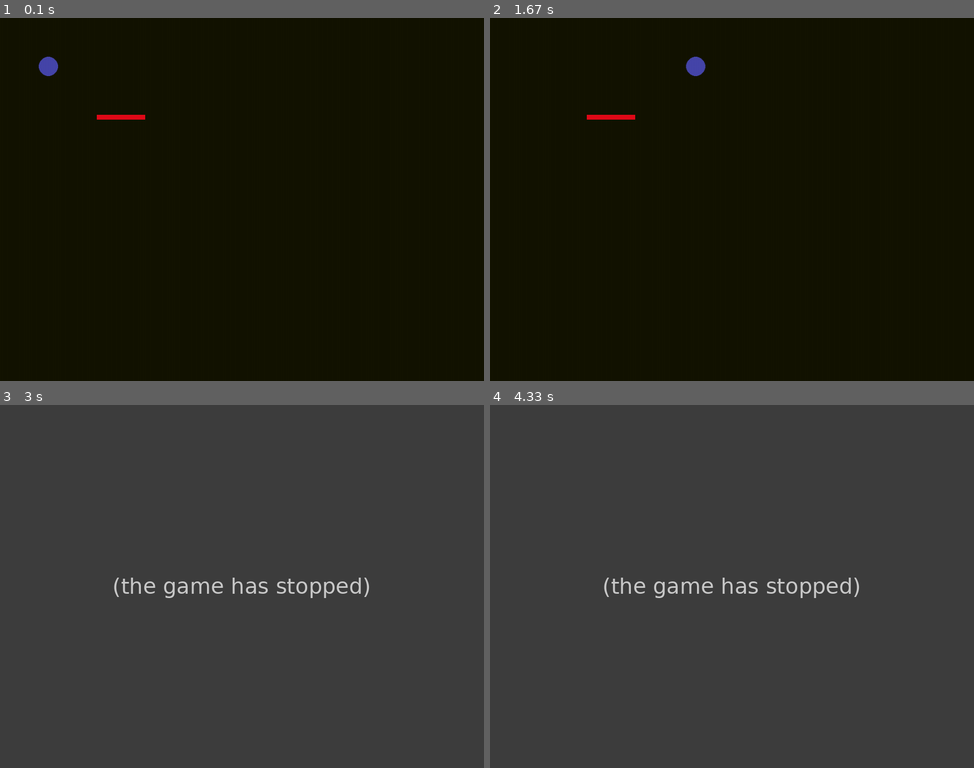
Above: before the commit, frames 1-4 (two rows, left to right).
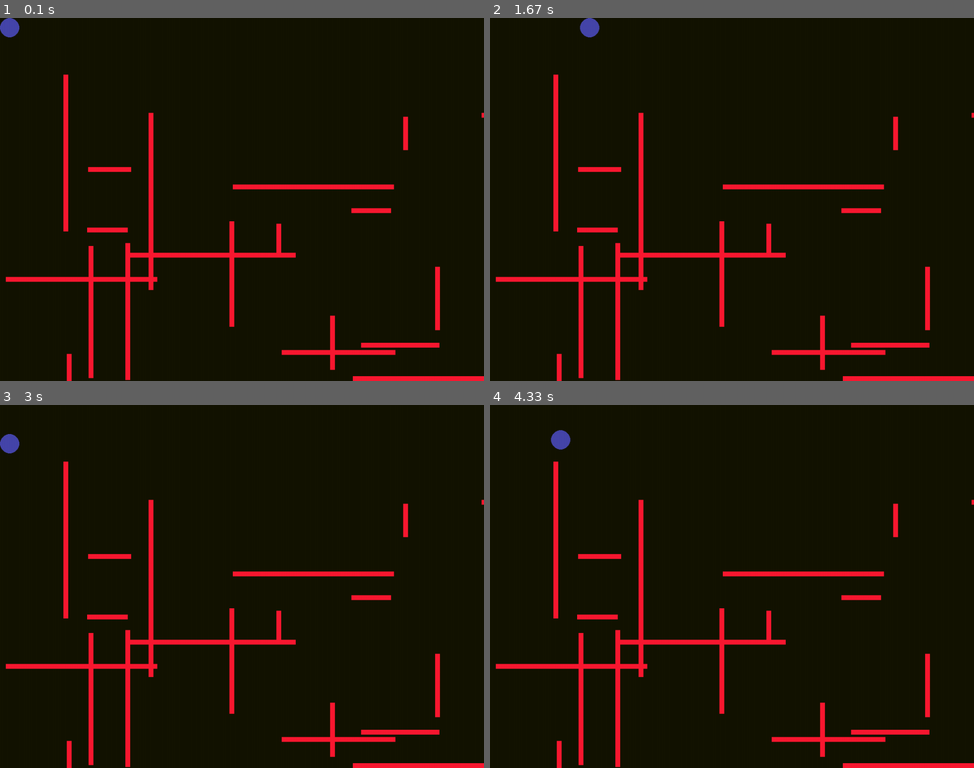
Above: after the commit, the same moments.

Repository: aRandomMenno/MyPYGameTest
Game: pygame game, started from game.py
Same seed, same stepped clock (60 frames per second), same inputs: the game is played once before the commit and once after it.
Inputs:
- Up to frame 1 (0.1 s): no input
- Up to frame 2 (1.67 s): hold D 0.33-0.8 s; hold D 1.17-1.63 s
- Up to frame 3 (3 s): hold A 1.67-2.2 s; hold S 2.23-2.53 s; hold A 2.57-2.97 s
- Up to frame 4 (4.33 s): hold W 3-3.37 s; hold D 3.4-4.03 s; hold S from 4.07 s (still down)

The runs differ from the first frame. In frame 1, 5.9% of the frame differs, in the area x 0-100%, y 0-100%; in frame 2, 5.9%; in frame 3, 100%; in frame 4, 100%.
Before the commit the program exited at 2.48 s; later frames show no game.

Commit message:
now a room will be generated randomly on startup!

Diff:
--- a/game.py
+++ b/game.py
@@ -1,23 +1,40 @@
 
 from pygame.math import Vector2; import pygame, sys, random
 
-class wall:
-    def __init__(self) -> None:
-        self.wallType1 = pygame.Rect(200, 200, 10, 200)
-        self.wallType2 = pygame.Rect(200, 200, 200, 10)
-        self.wallType3 = pygame.Rect(200, 200, 100, 10)
-        self.wallType4 = pygame.Rect(200, 200, 10, 100)
-        self.wallType5 = pygame.Rect(200, 200, 150, 10)
-        self.wallType6 = pygame.Rect(200, 200, 10, 150)
+class rooms:
+    def __init__(self):
+        self.roomSeed = 0
+        self.walls = []
+        self.numOfRooms = 10
+        self.i = None
 
-    def draw(self):
-        pygame.draw.rect(screen, [225, 10, 25], self.wallType3)
+    def generateRoom(self):
+        screenWidth = 1000
+        screenHeight = 750
+
+        for _ in range(self.numOfRooms):
+            x = random.randint(0, screenWidth)
+            y = random.randint(50, screenHeight)
+            if random.choice([True, False]):
+                width = 10
+                height = random.randint(50, 400)
+            else:
+                width = random.randint(50, 400)
+                height = 10
+            self.walls.append([x, y, width, height])
+
+    def drawRoom(self):
+        for wall in self.walls:
+            pygame.draw.rect(screen, [250, 25, 50], wall)
+
+    def getWalls(self):
+        return self.walls
 
 class PLAYER1:
-    def __init__(self) -> None:
-        self.position = Vector2(100, 100)
+    def __init__(self):
+        self.position = Vector2(20, 20)
         self.color = [70, 70, 170]
-        self.speed = 3.5
+        self.speed = 2
 
     def move(self):
         keys = pygame.key.get_pressed()
@@ -39,19 +56,22 @@
 class MAIN:
     def __init__(self):
         self.player1 = PLAYER1()
+        self.rooms = rooms()
 
     def movement(self):
         self.player1.move()
 
     def drawElements(self):
         pygame.draw.circle(screen, self.player1.color, self.player1.position, 20)
-        wall.draw()
+        self.rooms.drawRoom()
 
     def checkCollision(self):
         playerRect = pygame.Rect(self.player1.position.x -  10, self.player1.position.y -  10,  20,  20)
-        wall = pygame.Rect(200,  200,  210,  210)
-        if playerRect.colliderect(wall):
-            self.gameOver()
+        if len(self.rooms.walls) <=  10:
+            self.rooms.generateRoom()
+        for wall in self.rooms.getWalls():
+            if playerRect.colliderect(wall):
+                self.gameOver()
 
     def gameOver(self):
         pygame.QUIT
@@ -65,7 +85,6 @@
 
 SCREEN_UPDATE = pygame.USEREVENT
 pygame.time.set_timer(SCREEN_UPDATE, 10)
-wall = wall()
 game = MAIN()
 player1 = PLAYER1()
 
Not shown, changed: README.md
